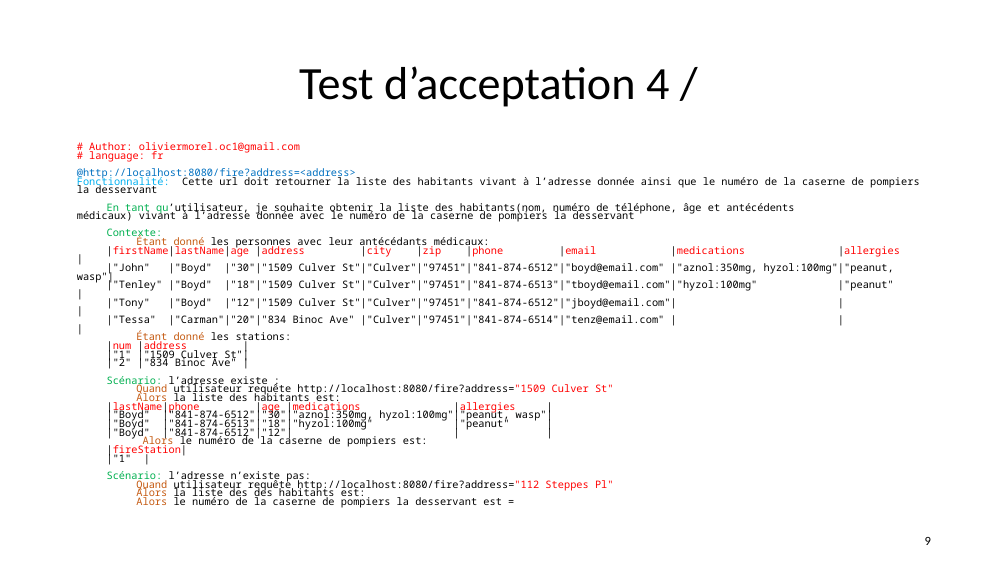
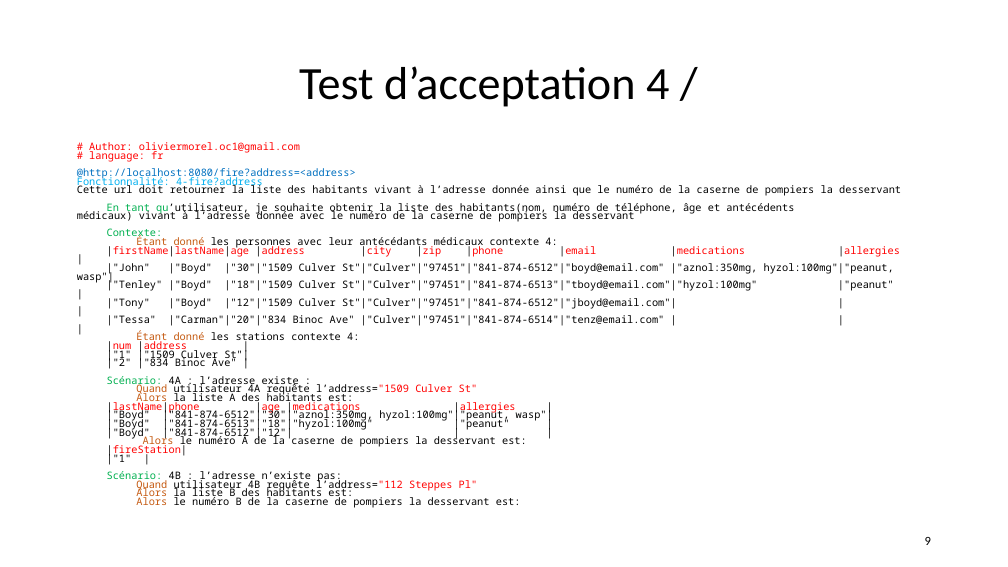
Before and after one commit to andrechico999/https-github.com-emmo78-com.safetynet.alerts, a slide deck: slide 9 of A_Livrables/MOREL_Olivier_4_slides_062022.pptx. Drawn at 1008x567 pixels with LibreOffice and Linux fonts; fonts in the diff are those of the drawing. Boxes give left, top, right and bottom in pixels: in the first picture for what was removed or moved away, otherwise in the second. Text is boxed around its words. In the diff, an @@ line names an element or a change of style, - is before the commit and + after.

```diff
--- a/A_Livrables/MOREL_Olivier_4_slides_062022.pptx
+++ b/A_Livrables/MOREL_Olivier_4_slides_062022.pptx
@@ text at [77,175,901,196]: text changed @@
-Fonctionnalité: Cette url doit retourner la liste des habitants vivant à l’adresse donnée ainsi que le numéro de la caserne de pompiers la desservant
+Fonctionnalité: 4-fire?address
+Cette url doit retourner la liste des habitants vivant à l’adresse donnée ainsi que le numéro de la caserne de pompiers la desservant
@@ text at [136,236,557,249]: text changed @@
-Étant donné les personnes avec leur antécédants médicaux:
+Étant donné les personnes avec leur antécédants médicaux contexte 4:
@@ text at [136,331,359,344]: text changed @@
-Étant donné les stations:
+Étant donné les stations contexte 4:
@@ text at [107,376,478,405]: text changed @@
-Scénario: l’adresse existe :
-Quand utilisateur requête http://localhost:8080/fire?address="1509 Culver St"
-Alors la liste des habitants est:
+Scénario: 4A : l’adresse existe :
+Quand utilisateur 4A requête l’address="1509 Culver St"
+Alors la liste A des habitants est:
@@ text at [143,435,527,448]: text changed @@
-Alors le numéro de la caserne de pompiers est:
+Alors le numéro A de la caserne de pompiers la desservant est:
@@ text at [107,471,521,508]: text changed @@
-Scénario: l’adresse n’existe pas:
-Quand utilisateur requête http://localhost:8080/fire?address="112 Steppes Pl"
-Alors la liste des des habitants est:
-Alors le numéro de la caserne de pompiers la desservant est =
+Scénario: 4B : l’adresse n’existe pas:
+Quand utilisateur 4B requête l’address="112 Steppes Pl"
+Alors la liste B des habitants est:
+Alors le numéro B de la caserne de pompiers la desservant est:
```
Also in this commit, not shown: 6 other slides changed, 19 other files.
